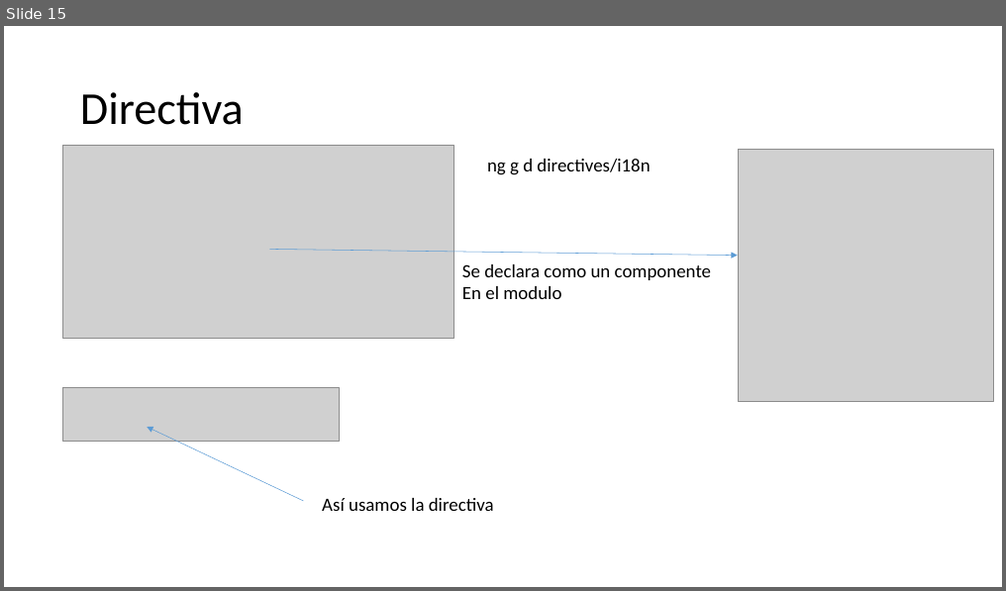
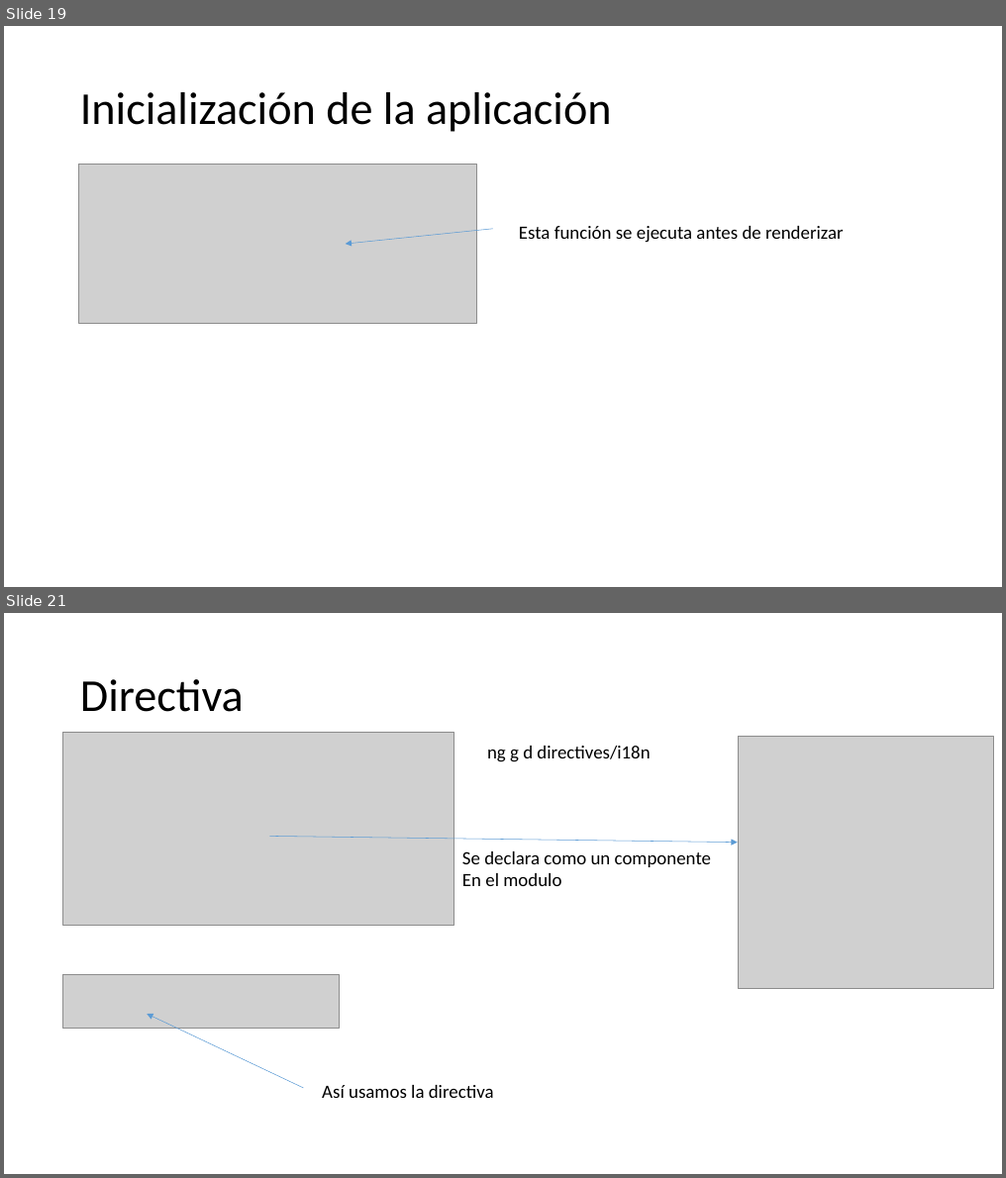
Before and after one commit to Jviejo/frontent, a slide deck: doc/pec3.pptx. Shown one above the other, each under a label of ours: slide 15 before the commit, slides 19 and 21 after it; the slides between them are not shown. The pictures are 1006x591 and 1006x1178 pixels, drawn with LibreOffice and Linux fonts; fonts in the diff are those of the drawing; grey boxes stand for pictures. Boxes give left, top, right and bottom in pixels: in the first picture for what was removed or moved away, otherwise in the second. Text is boxed around its words. In the diff, an @@ line names an element or a change of style, - is before the commit and + after.

```diff
--- a/doc/pec3.pptx
+++ b/doc/pec3.pptx
@@ slide 19 added at (x1=4, y1=26, x2=1002, y2=587), background #FFFFFF @@
@@ title added at (x1=80, y1=92, x2=611, y2=132), 44 pt, text #000000 @@
+Inicialización de la aplicación
@@ picture added at (x1=79, y1=165, x2=477, y2=323) @@
@@ arrow added from (493, 229) to (346, 244), #5B9BD5 0.5 pt @@
@@ text added at (x1=519, y1=226, x2=844, y2=243), 18 pt, text #000000 @@
+Esta función se ejecuta antes de renderizar
@@ what was slide 15 is now slide 21 @@
```
Also in this commit, not shown: 5 other slides added, 15 other files.
